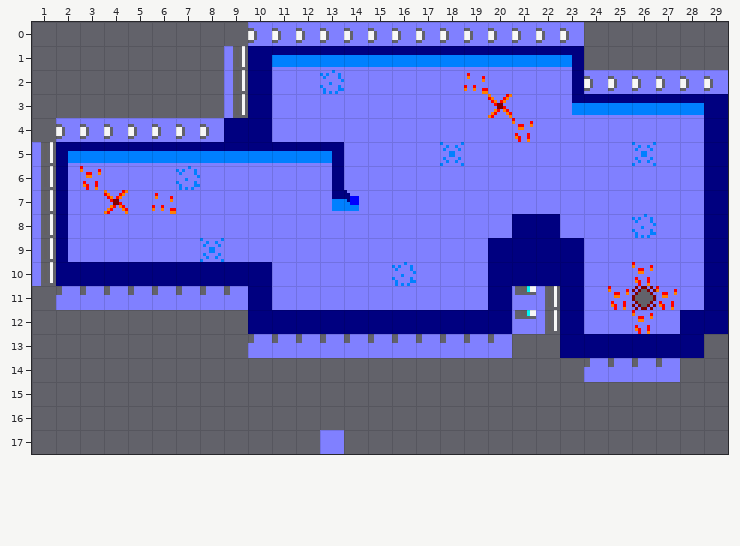
Two versions of a level (Tiled map, splatun/assets/World1/Level2/Level2.tmx). The picture above was drawn from the file before the commit.
Cells are 8x8 px. Shown: x 1..29, y 0..17.
Once edited:
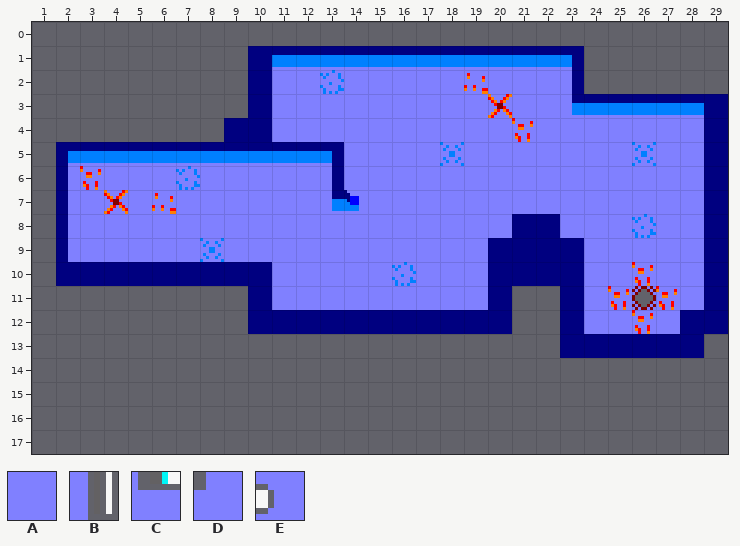
Key: from "Tileset": A 16, B 25, C 26, D 27, E 28.
_ is an empty cell.
Difference:
Layer "Tile Layer 1":
The author cleared tile A in row 17 at x 13.
The author cleared tile B in rows 1 to 3 at x 9; in rows 5 to 10 at x 1; in rows 11 to 12 at x 22.
The author cleared tile C in rows 11 to 12 at x 21.
The author cleared tile D in row 11 at x 2 to 9; in row 13 at x 10 to 20; in row 14 at x 24 to 27.
The author cleared tile E in row 0 at x 10 to 23; in row 2 at x 24 to 29; in row 4 at x 2 to 8.
Changed places in both pictures, as pixel boxes (x1, y1, x2, y2):
removed: (32, 22, 584, 358)
removed: (584, 70, 728, 94)
removed: (584, 358, 680, 382)
removed: (320, 430, 344, 454)
